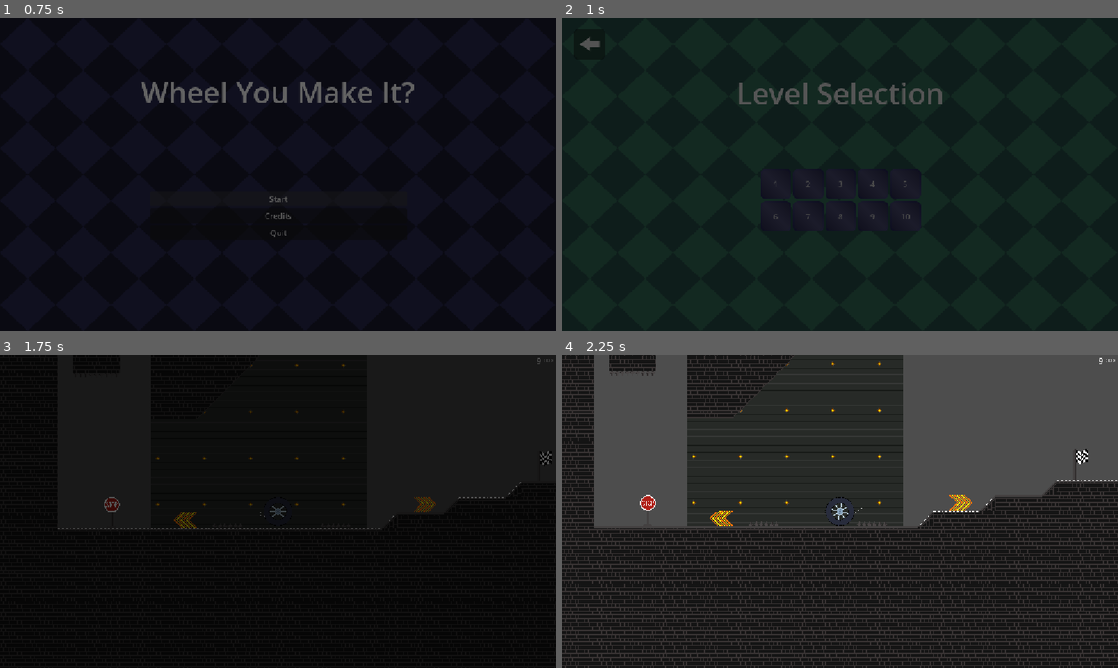
Above: before the commit, frames 1-4 (two rows, left to right).
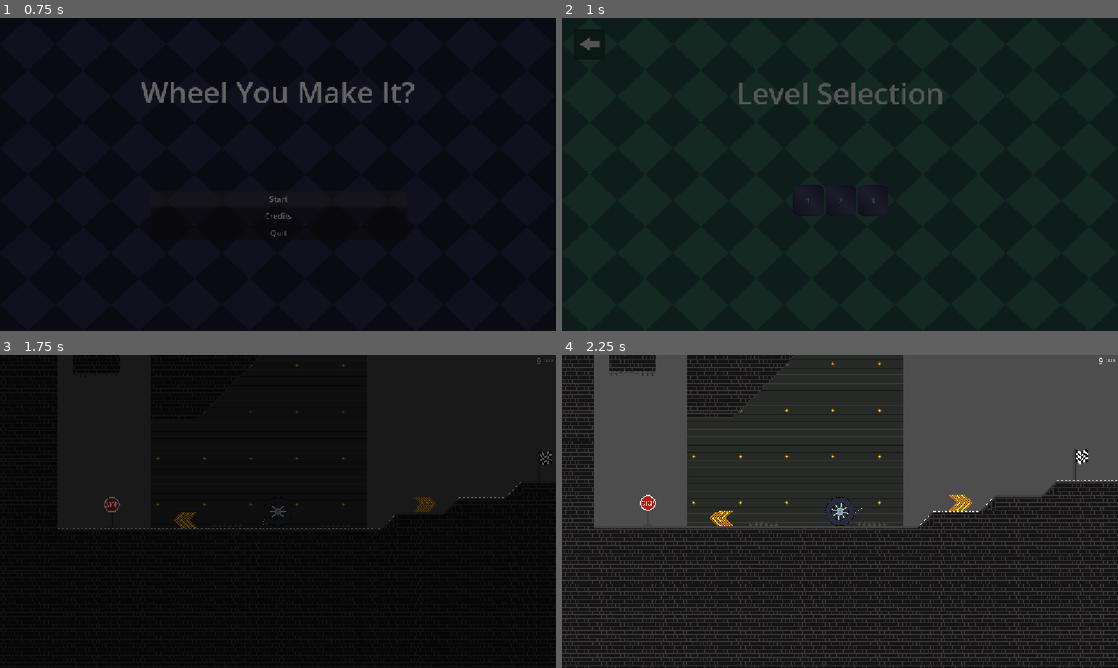
Above: after the commit, the same moments.

Repository: yibist/countDown
Game: Godot game, scene res://scenes/main.tscn
Two runs of this game, one before a commit and one after it. Both use one fixed random seed, a clock stepped at 60 frames per second and the inputs below. Sound files missing from this copy of the repository are replaced by a short silence.
Inputs (mouse positions are in pixels of both pictures, inside the frame that each line leads up to):
- Up to frame 1 (0.75 s): click "Start" at 0.5 s
- Up to frame 2 (1 s): no input
- Up to frame 3 (1.75 s): click "1" at 1.25 s
- Up to frame 4 (2.25 s): move the mouse to (962, 495) at 2.02 s; hold D (moveRight) from 2.03 s (still down); tap Shift (dash) at 2.1 s

Frame 1 is identical in both runs. In frame 2, 0.1% of the frame differs, in the area x 35-65%, y 48-68%; in frame 3, less than 0.1%; in frame 4, nothing differs.

Commit message:
Level 3 selection

Diff:
--- a/scenes/level_selection.tscn
+++ b/scenes/level_selection.tscn
@@ -5,6 +5,7 @@
 [ext_resource type="Script" uid="uid://cgx186vfth6x7" path="res://scripts/level_buttons/button.gd" id="3_3rh63"]
 [ext_resource type="Script" uid="uid://opelveiia0gx" path="res://scripts/level_buttons/button_2.gd" id="4_rcujv"]
 [ext_resource type="Texture2D" uid="uid://biy6nckjbx0l4" path="res://assets/return_button.png" id="5_42rqe"]
+[ext_resource type="Script" uid="uid://cr3bcbdvai580" path="res://scripts/level_buttons/button_3.gd" id="5_efsdc"]
 [ext_resource type="Script" uid="uid://byorxlrieovms" path="res://scripts/level_buttons/return.gd" id="6_rcujv"]
 
 [sub_resource type="StyleBoxEmpty" id="StyleBoxEmpty_gswpo"]
@@ -95,69 +96,8 @@
 text = "3"
 icon = ExtResource("2_gswpo")
 icon_alignment = 1
-
-[node name="Button4" type="Button" parent="MarginContainer2/GridContainer" unique_id=916829349]
-layout_mode = 2
-theme_override_styles/normal = SubResource("StyleBoxEmpty_gswpo")
-theme_override_styles/pressed = SubResource("StyleBoxEmpty_3rh63")
-theme_override_styles/hover = SubResource("StyleBoxEmpty_tuscg")
-text = "4"
-icon = ExtResource("2_gswpo")
-icon_alignment = 1
-
-[node name="Button5" type="Button" parent="MarginContainer2/GridContainer" unique_id=991042621]
-layout_mode = 2
-theme_override_styles/normal = SubResource("StyleBoxEmpty_gswpo")
-theme_override_styles/pressed = SubResource("StyleBoxEmpty_3rh63")
-theme_override_styles/hover = SubResource("StyleBoxEmpty_tuscg")
-text = "5"
-icon = ExtResource("2_gswpo")
-icon_alignment = 1
-
-[node name="Button6" type="Button" parent="MarginContainer2/GridContainer" unique_id=803075877]
-layout_mode = 2
-theme_override_styles/normal = SubResource("StyleBoxEmpty_gswpo")
-theme_override_styles/pressed = SubResource("StyleBoxEmpty_3rh63")
-theme_override_styles/hover = SubResource("StyleBoxEmpty_tuscg")
-text = "6"
-icon = ExtResource("2_gswpo")
-icon_alignment = 1
-
-[node name="Button7" type="Button" parent="MarginContainer2/GridContainer" unique_id=107399877]
-layout_mode = 2
-theme_override_styles/normal = SubResource("StyleBoxEmpty_gswpo")
-theme_override_styles/pressed = SubResource("StyleBoxEmpty_3rh63")
-theme_override_styles/hover = SubResource("StyleBoxEmpty_tuscg")
-text = "7"
-icon = ExtResource("2_gswpo")
-icon_alignment = 1
-
-[node name="Button8" type="Button" parent="MarginContainer2/GridContainer" unique_id=1198080991]
-layout_mode = 2
-theme_override_styles/normal = SubResource("StyleBoxEmpty_gswpo")
-theme_override_styles/pressed = SubResource("StyleBoxEmpty_3rh63")
-theme_override_styles/hover = SubResource("StyleBoxEmpty_tuscg")
-text = "8"
-icon = ExtResource("2_gswpo")
-icon_alignment = 1
-
-[node name="Button9" type="Button" parent="MarginContainer2/GridContainer" unique_id=1219743572]
-layout_mode = 2
-theme_override_styles/normal = SubResource("StyleBoxEmpty_gswpo")
-theme_override_styles/pressed = SubResource("StyleBoxEmpty_3rh63")
-theme_override_styles/hover = SubResource("StyleBoxEmpty_tuscg")
-text = "9"
-icon = ExtResource("2_gswpo")
-icon_alignment = 1
-
-[node name="Button10" type="Button" parent="MarginContainer2/GridContainer" unique_id=631480382]
-layout_mode = 2
-theme_override_styles/normal = SubResource("StyleBoxEmpty_gswpo")
-theme_override_styles/pressed = SubResource("StyleBoxEmpty_3rh63")
-theme_override_styles/hover = SubResource("StyleBoxEmpty_tuscg")
-text = "10"
-icon = ExtResource("2_gswpo")
-icon_alignment = 1
+script = ExtResource("5_efsdc")
+level = &"res://scenes/levels/level_loop.tscn"
 
 [node name="Return" type="Button" parent="." unique_id=173654154]
 layout_mode = 0
@@ -177,11 +117,5 @@
 [connection signal="pressed" from="MarginContainer2/GridContainer/Button2" to="." method="_on_button_pressed"]
 [connection signal="pressed" from="MarginContainer2/GridContainer/Button2" to="MarginContainer2/GridContainer/Button2" method="_on_pressed"]
 [connection signal="pressed" from="MarginContainer2/GridContainer/Button3" to="." method="_on_button_pressed"]
-[connection signal="pressed" from="MarginContainer2/GridContainer/Button4" to="." method="_on_button_pressed"]
-[connection signal="pressed" from="MarginContainer2/GridContainer/Button5" to="." method="_on_button_pressed"]
-[connection signal="pressed" from="MarginContainer2/GridContainer/Button6" to="." method="_on_button_pressed"]
-[connection signal="pressed" from="MarginContainer2/GridContainer/Button7" to="." method="_on_button_pressed"]
-[connection signal="pressed" from="MarginContainer2/GridContainer/Button8" to="." method="_on_button_pressed"]
-[connection signal="pressed" from="MarginContainer2/GridContainer/Button9" to="." method="_on_button_pressed"]
-[connection signal="pressed" from="MarginContainer2/GridContainer/Button10" to="." method="_on_button_pressed"]
+[connection signal="pressed" from="MarginContainer2/GridContainer/Button3" to="MarginContainer2/GridContainer/Button3" method="_on_pressed"]
 [connection signal="pressed" from="Return" to="Return" method="_on_pressed"]
--- /dev/null
+++ b/scenes/levels/level_3.tscn
@@ -0,0 +1,209 @@
+[gd_scene format=3 uid="uid://cd0eaymid7v8r"]
+
+[ext_resource type="Texture2D" uid="uid://dra6ex4atlo3h" path="res://assets/background/city/parallaxcitywater.png" id="1_o3ttr"]
+[ext_resource type="Texture2D" uid="uid://dindgr56nro8u" path="res://assets/background/city/parallaxcitysky.png" id="2_kdsi4"]
+[ext_resource type="Texture2D" uid="uid://bmo3qh7se0sf1" path="res://assets/background/city/parallaxcitybackgroundmountain.png" id="3_kva3v"]
+[ext_resource type="Texture2D" uid="uid://i644s1x6nhc4" path="res://assets/background/city/parallaxcitybuildings.png" id="4_jql0x"]
+[ext_resource type="Texture2D" uid="uid://pn4g7miiwl6d" path="res://assets/background/city/parallaxcitywaterreflexion.png" id="5_do6pa"]
+[ext_resource type="Texture2D" uid="uid://bm2jr3nhvtvl2" path="res://assets/terrain_atlas.png" id="12_2qmps"]
+[ext_resource type="PackedScene" uid="uid://dsuid2ixlda8i" path="res://scenes/loseArea.tscn" id="13_gtyp3"]
+[ext_resource type="Script" uid="uid://bkunx6tigaxgx" path="res://scripts/barrier.gd" id="14_n7m6w"]
+[ext_resource type="PackedScene" uid="uid://ckrag6qa4otci" path="res://scenes/player.tscn" id="15_ju8vr"]
+[ext_resource type="Script" uid="uid://xe481sruk8hv" path="res://scripts/booster.gd" id="16_tio2m"]
+[ext_resource type="Script" uid="uid://cr2wqd1otvvwd" path="res://scripts/winArea.gd" id="17_p0p7o"]
+[ext_resource type="Script" uid="uid://b2x4d50rsqpum" path="res://scripts/stopSign.gd" id="18_jnyl3"]
+[ext_resource type="PackedScene" uid="uid://dv4lkt6wtxhtg" path="res://scenes/GrappleDelete.tscn" id="19_2gq65"]
+[ext_resource type="PackedScene" uid="uid://drmq771ev0wvo" path="res://scenes/timer.tscn" id="20_fk6jg"]
+[ext_resource type="PackedScene" uid="uid://kqd0i232o0vn" path="res://scenes/game_over_screen.tscn" id="21_v1m6f"]
+[ext_resource type="PackedScene" uid="uid://bafqxi7a6hnnh" path="res://scenes/win_screen.tscn" id="22_vn4iy"]
+
+[sub_resource type="TileSetAtlasSource" id="TileSetAtlasSource_gr3xe"]
+texture = ExtResource("12_2qmps")
+texture_region_size = Vector2i(32, 32)
+0:0/0 = 0
+0:0/0/physics_layer_0/polygon_0/points = PackedVector2Array(-16, -16, 16, -16, 16, 16, -16, 16)
+1:0/0 = 0
+2:0/0 = 0
+3:0/0 = 0
+3:1/0 = 0
+3:2/0 = 0
+3:3/0 = 0
+2:3/0 = 0
+1:3/0 = 0
+1:3/0/physics_layer_0/polygon_0/points = PackedVector2Array(-16, -16, 16, -16, -16, 16)
+0:3/0 = 0
+0:3/0/physics_layer_0/polygon_0/points = PackedVector2Array(-16, -16, 16, -16, 16, 16, -16, 16)
+0:2/0 = 0
+0:2/0/physics_layer_0/polygon_0/points = PackedVector2Array(-16, -16, -16, 16, 16, 16)
+0:1/0 = 0
+1:1/0 = 0
+2:1/0 = 0
+2:2/0 = 0
+1:2/0 = 0
+1:2/0/physics_layer_0/polygon_0/points = PackedVector2Array(-16, -16, 16, -16, 16, 16, -16, 16)
+
+[sub_resource type="TileSet" id="TileSet_01chu"]
+tile_size = Vector2i(32, 32)
+physics_layer_0/collision_layer = 2
+sources/0 = SubResource("TileSetAtlasSource_gr3xe")
+
+[sub_resource type="TileSetAtlasSource" id="TileSetAtlasSource_qvykx"]
+texture = ExtResource("12_2qmps")
+texture_region_size = Vector2i(32, 32)
+0:0/0 = 0
+0:0/0/physics_layer_0/polygon_0/points = PackedVector2Array(-16, -16, 16, -16, 16, 16, -16, 16)
+1:0/0 = 0
+2:0/0 = 0
+3:0/0 = 0
+3:1/0 = 0
+3:2/0 = 0
+3:3/0 = 0
+2:3/0 = 0
+1:3/0 = 0
+1:3/0/physics_layer_0/polygon_0/points = PackedVector2Array(-16, -16, 16, -16, -16, 16)
+0:3/0 = 0
+0:3/0/physics_layer_0/polygon_0/points = PackedVector2Array(-16, -16, 16, -16, 16, 16, -16, 16)
+0:2/0 = 0
+0:2/0/physics_layer_0/polygon_0/points = PackedVector2Array(-16, -16, -16, 16, 16, 16)
+0:1/0 = 0
+1:1/0 = 0
+2:1/0 = 0
+2:2/0 = 0
+1:2/0 = 0
+1:2/0/physics_layer_0/polygon_0/points = PackedVector2Array(-16, -16, 16, -16, 16, 16, -16, 16)
+
+[sub_resource type="TileSet" id="TileSet_bujjw"]
+tile_size = Vector2i(32, 32)
+physics_layer_0/collision_layer = 4
+sources/0 = SubResource("TileSetAtlasSource_qvykx")
+
+[sub_resource type="RectangleShape2D" id="RectangleShape2D_xlbb6"]
+size = Vector2(81, 48)
+
+[sub_resource type="RectangleShape2D" id="RectangleShape2D_ujhos"]
+size = Vector2(32, 32)
+
+[sub_resource type="RectangleShape2D" id="RectangleShape2D_rd3p3"]
+size = Vector2(34.101563, 65)
+
+[sub_resource type="RectangleShape2D" id="RectangleShape2D_kfo6a"]
+size = Vector2(478, 20)
+
+[node name="LevelTemplate" type="Node2D" unique_id=1793895282]
+
+[node name="BackgroundCity" type="Node2D" parent="." unique_id=1328328834]
+
+[node name="Water" type="Parallax2D" parent="BackgroundCity" unique_id=449550229]
+scroll_scale = Vector2(0.1, 0.1)
+repeat_size = Vector2(3800, 1200)
+repeat_times = 20
+
+[node name="Sprite2D" type="Sprite2D" parent="BackgroundCity/Water" unique_id=1447150520]
+position = Vector2(1856, 624)
+texture = ExtResource("1_o3ttr")
+
+[node name="Sky" type="Parallax2D" parent="BackgroundCity" unique_id=1764231128]
+scroll_scale = Vector2(0.1, 0.1)
+repeat_size = Vector2(3800, 0)
+autoscroll = Vector2(30, 0)
+repeat_times = 20
+
+[node name="Sprite2D" type="Sprite2D" parent="BackgroundCity/Sky" unique_id=1368820224]
+position = Vector2(1856, 624)
+texture = ExtResource("2_kdsi4")
+
+[node name="Mountain" type="Parallax2D" parent="BackgroundCity" unique_id=1199067967]
+scroll_scale = Vector2(0.2, 0.2)
+repeat_size = Vector2(3800, 0)
+repeat_times = 20
+
+[node name="Sprite2D" type="Sprite2D" parent="BackgroundCity/Mountain" unique_id=1672696883]
+position = Vector2(1856, 624)
+texture = ExtResource("3_kva3v")
+
+[node name="City" type="Parallax2D" parent="BackgroundCity" unique_id=2117004239]
+scroll_scale = Vector2(0.5, 0.5)
+repeat_size = Vector2(3800, 0)
+repeat_times = 20
+
+[node name="Sprite2D" type="Sprite2D" parent="BackgroundCity/City" unique_id=1633402799]
+position = Vector2(1856, 624)
+texture = ExtResource("4_jql0x")
+
+[node name="CityReflection" type="Parallax2D" parent="BackgroundCity" unique_id=290952316]
+scroll_scale = Vector2(0.5, 0.5)
+repeat_size = Vector2(3800, 0)
+repeat_times = 20
+
+[node name="Sprite2D" type="Sprite2D" parent="BackgroundCity/CityReflection" unique_id=2130841657]
+position = Vector2(1856, 624)
+texture = ExtResource("5_do6pa")
+
+[node name="Background" type="TileMapLayer" parent="." unique_id=65355433]
+tile_set = SubResource("TileSet_01chu")
+
+[node name="LoseArea" parent="." unique_id=1718952081 instance=ExtResource("13_gtyp3")]
+position = Vector2(0, 728)
+
+[node name="Ground" type="TileMapLayer" parent="." unique_id=1807541587]
+tile_set = SubResource("TileSet_01chu")
+
+[node name="Barrier" type="TileMapLayer" parent="." unique_id=1531458705]
+tile_set = SubResource("TileSet_bujjw")
+script = ExtResource("14_n7m6w")
+
+[node name="Player" parent="." unique_id=1029642626 instance=ExtResource("15_ju8vr")]
+position = Vector2(448, 64)
+
+[node name="Booster" type="Area2D" parent="." unique_id=2052080302]
+position = Vector2(336, 496)
+scale = Vector2(0.8, 0.8)
+script = ExtResource("16_tio2m")
+direction = 1
+boostAmount = 1000
+
+[node name="CollisionShape2D" type="CollisionShape2D" parent="Booster" unique_id=1813404102]
+position = Vector2(0, 1)
+shape = SubResource("RectangleShape2D_xlbb6")
+
+[node name="WinArea" type="Area2D" parent="." unique_id=1922633135]
+position = Vector2(856, 446)
+script = ExtResource("17_p0p7o")
+
+[node name="CollisionShape2D" type="CollisionShape2D" parent="WinArea" unique_id=509356638]
+position = Vector2(0.328125, 0)
+shape = SubResource("RectangleShape2D_ujhos")
+
+[node name="StopSign" type="Area2D" parent="." unique_id=1477596005]
+position = Vector2(144, 480)
+script = ExtResource("18_jnyl3")
+
+[node name="CollisionShape2D" type="CollisionShape2D" parent="StopSign" unique_id=1969918452]
+shape = SubResource("RectangleShape2D_rd3p3")
+
+[node name="GrappleDelete" parent="." unique_id=891749935 instance=ExtResource("19_2gq65")]
+
+[node name="CollisionShape2D" type="CollisionShape2D" parent="GrappleDelete" unique_id=1773080470]
+position = Vector2(558, 330)
+shape = SubResource("RectangleShape2D_kfo6a")
+
+[node name="UI" type="CanvasLayer" parent="." unique_id=1101476983]
+
+[node name="timer" parent="UI" unique_id=727813435 instance=ExtResource("20_fk6jg")]
+anchors_preset = 1
+anchor_left = 1.0
+anchor_right = 1.0
+offset_left = -40.0
+offset_right = 0.0
+grow_horizontal = 0
+
+[node name="GameOverScreen" parent="UI" unique_id=1223479433 node_paths=PackedStringArray("timer") instance=ExtResource("21_v1m6f")]
+timer = NodePath("../timer")
+
+[node name="WinScreen" parent="UI" unique_id=75464124 node_paths=PackedStringArray("timer") instance=ExtResource("22_vn4iy")]
+visible = false
+timer = NodePath("../timer")
+
+[connection signal="body_entered" from="Booster" to="Booster" method="_on_body_entered"]
+[connection signal="body_entered" from="WinArea" to="WinArea" method="_on_body_entered"]
+[connection signal="body_entered" from="StopSign" to="StopSign" method="_on_body_entered"]
--- /dev/null
+++ b/scripts/level_buttons/button_3.gd
@@ -0,0 +1,6 @@
+extends Button
+
+@export var level: StringName
+
+func _on_pressed() -> void:
+	SceneLoader.load_scene(level)
Not shown, added: scripts/level_buttons/button_3.gd.uid
